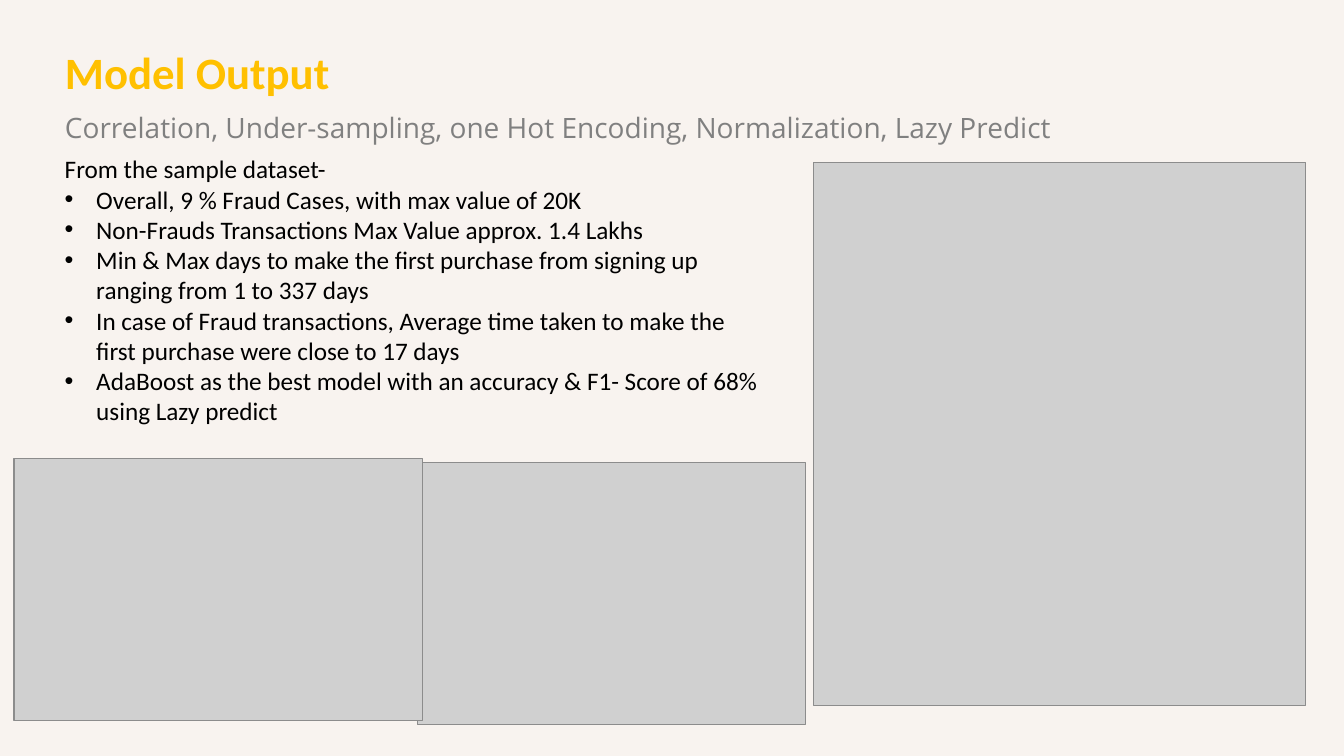
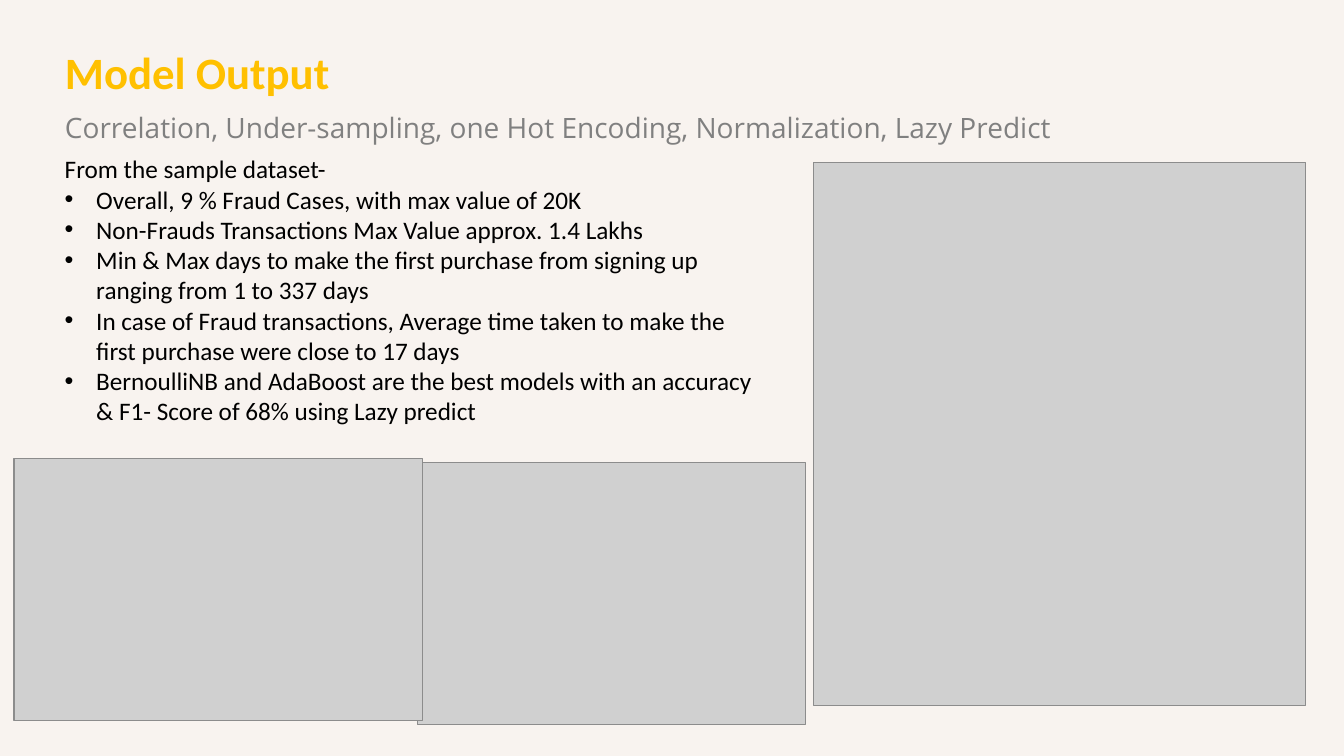
Before and after one commit to Ajith1892/PYCO22, a slide deck: slide 6 of Using Data Driven Solution to Detect and Prevent Fraud for Caratlane.pptx. Drawn at 1344x756 pixels with LibreOffice and Linux fonts; fonts in the diff are those of the drawing; grey boxes stand for pictures. Boxes give left, top, right and bottom in pixels: in the first picture for what was removed or moved away, otherwise in the second. Text is boxed around its words. In the diff, an @@ line names an element or a change of style, - is before the commit and + after.

```diff
--- a/Using Data Driven Solution to Detect and Prevent Fraud for Caratlane.pptx
+++ b/Using Data Driven Solution to Detect and Prevent Fraud for Caratlane.pptx
@@ text at bbox=[96, 372, 751, 425]: text changed @@
-• AdaBoost as the best model with an accuracy & F1- Score of 68% using Lazy predict
+• BernoulliNB and AdaBoost are the best models with an accuracy & F1- Score of 68% using Lazy predict
```
Also in this commit, not shown: 1 other slide changed.
